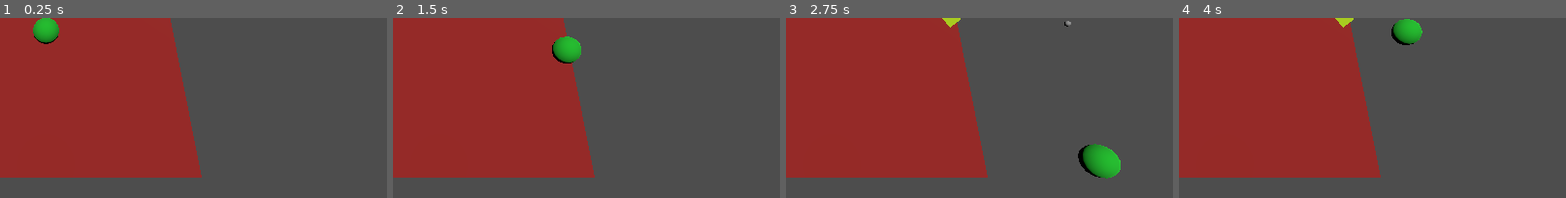
Above: before the commit, frames 1-4 (left to right).
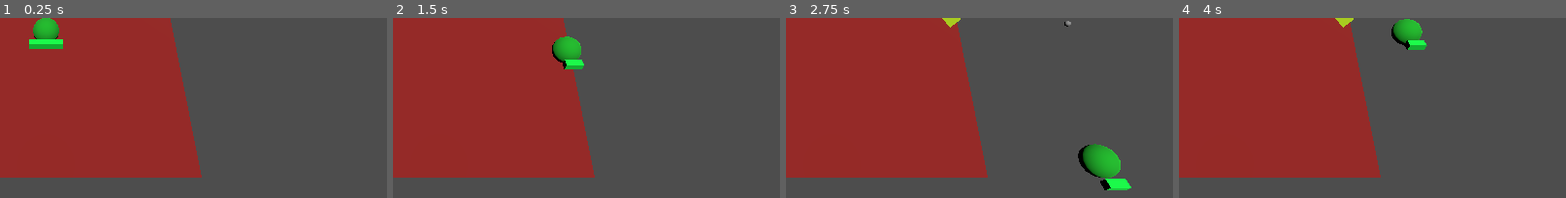
Above: after the commit, the same moments.

Repository: Riko07br/project-botz
Game: Godot game, scene res://levels/battle_basic.tscn
Same seed, same stepped clock (60 frames per second), same inputs: the game is played once before the commit and once after it.
Inputs:
- Up to frame 1 (0.25 s): no input
- Up to frame 2 (1.5 s): tap Enter at 0.5 s; hold D (move_right) 0.53-1.28 s; hold S (move_back) from 1.28 s (still down)
- Up to frame 3 (2.75 s): release S (move_back) at 2.03 s; hold D (move_right) from 2.03 s (still down)
- Up to frame 4 (4 s): release D (move_right) at 2.78 s; hold W (move_forward) 2.78-3.53 s; hold A (move_left) from 3.53 s (still down)
The pictures show only the part of the screen within x 44-94%, y 33-83%; the shares and areas given below are measured in that part.

The runs differ from the first frame. In frame 1, 0.5% of the frame differs, in the area x 7-17%, y 11-18%; in frame 2, 0.3%; in frame 3, 0.4%; in frame 4, 0.3%.

Commit message:
Add player health and health bar

Diff:
--- a/levels/battle_basic.tscn
+++ b/levels/battle_basic.tscn
@@ -1,9 +1,12 @@
-[gd_scene load_steps=15 format=3 uid="uid://gaewdbcpu07l"]
+[gd_scene load_steps=20 format=3 uid="uid://gaewdbcpu07l"]
 
 [ext_resource type="Script" uid="uid://cj3n4y32vbq7l" path="res://scripts/player/PlayerController.gd" id="1_fb0em"]
 [ext_resource type="Script" uid="uid://cvs1ktraw8mcr" path="res://scripts/battle/Weapon.gd" id="2_3migd"]
 [ext_resource type="Script" uid="uid://dfo10yp277jbo" path="res://scripts/battle/ItemSpawner.gd" id="2_avoiw"]
+[ext_resource type="Script" uid="uid://w223bv3m3xmv" path="res://scripts/combat-system/Hittable.gd" id="2_osg48"]
 [ext_resource type="PackedScene" uid="uid://bvkf8w2tq7xor" path="res://prefabs/battle/test_projectile.tscn" id="3_avoiw"]
+[ext_resource type="Script" uid="uid://cg4b8s0w0oji5" path="res://scripts/player/PlayerHealth.gd" id="3_xcvhq"]
+[ext_resource type="Script" uid="uid://feid0wbq2xst" path="res://scripts/player/PlayerHealthBar.gd" id="4_xcvhq"]
 [ext_resource type="PackedScene" uid="uid://c5bb5mlsrupym" path="res://prefabs/battle/test_item.tscn" id="5_ao20j"]
 
 [sub_resource type="SphereShape3D" id="SphereShape3D_xhqks"]
@@ -15,6 +18,13 @@
 material = SubResource("StandardMaterial3D_3migd")
 radial_segments = 16
 rings = 8
+
+[sub_resource type="StandardMaterial3D" id="StandardMaterial3D_osg48"]
+albedo_color = Color(0, 1, 0.2734375, 1)
+
+[sub_resource type="BoxMesh" id="BoxMesh_xcvhq"]
+material = SubResource("StandardMaterial3D_osg48")
+size = Vector3(1.2, 0.25, 0.25)
 
 [sub_resource type="CylinderMesh" id="CylinderMesh_ao20j"]
 top_radius = 0.2
@@ -47,10 +57,26 @@
 [node name="CollisionShape3D" type="CollisionShape3D" parent="Player"]
 transform = Transform3D(1, 0, 0, 0, 1, 0, 0, 0, 1, 0, 0.5, 0)
 shape = SubResource("SphereShape3D_xhqks")
+script = ExtResource("2_osg48")
 
 [node name="MeshInstance3D" type="MeshInstance3D" parent="Player/CollisionShape3D"]
 mesh = SubResource("SphereMesh_xhqks")
 skeleton = NodePath("../..")
+
+[node name="Health" type="Node" parent="Player" node_paths=PackedStringArray("hittable")]
+script = ExtResource("3_xcvhq")
+hittable = NodePath("../CollisionShape3D")
+metadata/_custom_type_script = "uid://c36eh3etafqmw"
+
+[node name="HUD" type="Node3D" parent="Player"]
+transform = Transform3D(1, 0, 0, 0, 1, 0, 0, 0, 1, 0, 0.7856648, 0.6562618)
+
+[node name="HealthBar" type="MeshInstance3D" parent="Player/HUD" node_paths=PackedStringArray("health")]
+transform = Transform3D(1, 0, 0, 0, 0.34202015, -0.9396926, 0, 0.9396926, 0.34202015, 0, 0, 0)
+mesh = SubResource("BoxMesh_xcvhq")
+skeleton = NodePath("../..")
+script = ExtResource("4_xcvhq")
+health = NodePath("../../Health")
 
 [node name="Camera3D" type="Camera3D" parent="."]
 transform = Transform3D(1, 0, 0, 0, 0.39850894, 0.91716444, 0, -0.91716444, 0.39850894, 0, 10.116251, 4.584515)
--- /dev/null
+++ b/scripts/battle/Health.gd
@@ -0,0 +1,19 @@
+class_name Health
+extends Node
+
+@export var maxHealthPoints: int = 10
+
+var currentHealthPoints: int
+
+signal HealthChanged()
+
+func TakeDamage(damage: int) -> void:
+	currentHealthPoints -= damage
+	if currentHealthPoints <= 0:
+		currentHealthPoints = 0
+	HealthChanged.emit()
+	pass
+
+func _ready() -> void:
+	currentHealthPoints = maxHealthPoints
+	pass
--- a/scripts/battle/Projectile.gd
+++ b/scripts/battle/Projectile.gd
@@ -4,20 +4,29 @@
 @export var moveSpeed: float = 20
 @export var maxFlyingTime: float = 2
 
-var flyingTime: float = 0
-var sphereOffset: float = 0
+var _flyingTime: float = 0
+var _sphereOffset: float = 0
+var _cachedHitData: Hittable.HitData
+
+
+func _GetHitShape() -> CollisionShape3D:
+	var target: CollisionObject3D = get_collider(0)
+	var ownerId = target.shape_find_owner(get_collider_shape(0))
+	return target.shape_owner_get_owner(ownerId)
 
 
 func _ready() -> void:
 	top_level = true
 	enabled = true
 	max_results = 1
-	sphereOffset = shape.radius
+
+	_sphereOffset = shape.radius
+	_cachedHitData = Hittable.HitData.new(5)
 
 func _physics_process(delta: float) -> void:
-	flyingTime += delta
+	_flyingTime += delta
 
-	if flyingTime > maxFlyingTime:
+	if _flyingTime > maxFlyingTime:
 		queue_free()
 		return
 
@@ -25,8 +34,11 @@
 	target_position = Vector3.BACK * distanceToTravel
 	force_shapecast_update()
 
-	if is_colliding():
-		queue_free()
+	if not is_colliding():
+		global_transform.origin += transform.basis.z * distanceToTravel
 		return
 
-	global_transform.origin += transform.basis.z * distanceToTravel
+	var hitShape: CollisionShape3D = _GetHitShape()
+	if hitShape is Hittable:
+		hitShape.Hit(_cachedHitData)
+	queue_free()
--- /dev/null
+++ b/scripts/combat-system/Hittable.gd
@@ -0,0 +1,22 @@
+class_name Hittable
+extends CollisionShape3D
+
+@export var isWeakPoint: bool = false
+
+signal Hitted(hitData: HitData)
+
+
+func Hit(hitData: HitData) -> void:
+	Hitted.emit(hitData)
+	pass
+
+
+class HitData:
+	var damage: int
+
+	func _init(_damage: int) -> void:
+		damage = _damage
+		pass
+
+	func _to_string() -> String:
+		return "damage: %d\n" % [damage]
--- /dev/null
+++ b/scripts/player/PlayerHealth.gd
@@ -0,0 +1,14 @@
+class_name PlayerHealth
+extends Health
+
+@export var hittable: Hittable
+
+func _ready() -> void:
+	super._ready()
+	if hittable:
+		hittable.Hitted.connect(_OnHitted)
+	pass
+
+func _OnHitted(hitData: Hittable.HitData) -> void:
+	TakeDamage(hitData.damage)
+	pass
--- /dev/null
+++ b/scripts/player/PlayerHealthBar.gd
@@ -0,0 +1,14 @@
+extends Node3D
+
+@export var health: PlayerHealth
+
+
+func _ready() -> void:
+	health.HealthChanged.connect(_OnHealthChanged)
+	_OnHealthChanged.call_deferred()
+	pass
+
+func _OnHealthChanged() -> void:
+	var currentHealth: float = health.currentHealthPoints
+	var maxHealth: float = health.maxHealthPoints
+	scale.x = currentHealth / maxHealth
Not shown, added: scripts/battle/Health.gd.uid
Not shown, added: scripts/combat-system/Hittable.gd.uid
Not shown, added: scripts/player/PlayerHealth.gd.uid
Not shown, added: scripts/player/PlayerHealthBar.gd.uid
